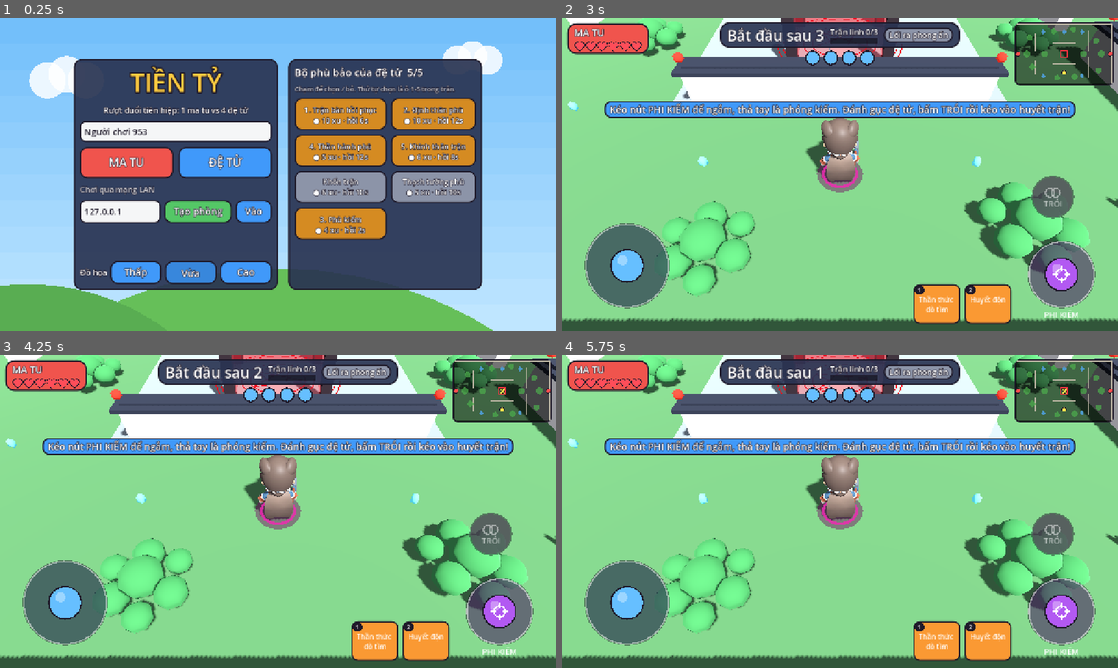
Above: before the commit, frames 1-4 (two rows, left to right).
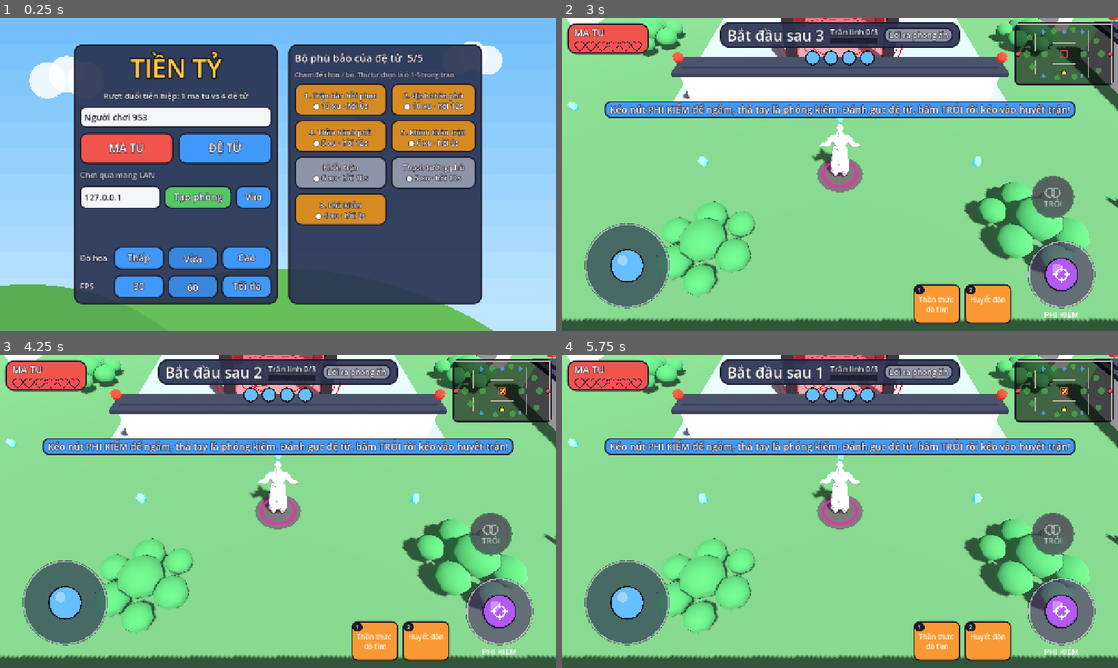
Above: after the commit, the same moments.

Repository: quanace11/gametienty
Game: Godot game, scene res://main.tscn
Same seed, same stepped clock (60 frames per second), same inputs: the game is played once before the commit and once after it.
Inputs (mouse positions are in pixels of both pictures, inside the frame that each line leads up to):
- Up to frame 1 (0.25 s): no input
- Up to frame 2 (3 s): click (701, 287) at 0.5 s, where only the run after the commit has a clickable "30"; click (756, 287) at 1.25 s, where only the run after the commit has a clickable "60"; click (806, 287) at 2 s, where only the run after the commit has a clickable "Tối đa"; click "MA TU" at 2.75 s
- Up to frame 3 (4.25 s): drag from (500, 389) to (333, 442) at 3.52 s
- Up to frame 4 (5.75 s): drag from (728, 527) to (812, 574) at 4.27 s; move the mouse to (895, 442) at 5.02 s; hold D (move_right) from 5.03 s (still down); tap Tab (spectate_next) at 5.1 s

The runs differ from the first frame. In frame 1, 32% of the frame differs, in the area x 13-87%, y 8-92%; in frame 2, 1.4%; in frame 3, 1.4%; in frame 4, 1.4%.

Commit message:
Ma tu mới gắn xương AccuRig với động tác KayKit, 3 mức đồ họa, chọn FPS
- Chuyển 16 động tác KayKit sang khung xương AccuRig (bù dáng chữ T / chữ A,
  hông theo tỉ lệ chiều cao, khép tay), động tác nghỉ của mô hình thành Idle.
- Ba tệp theo mức đồ họa: Thấp ~6k, Vừa ~20k, Cao ~60k tam giác.
- Menu thêm hàng FPS: 30 / 60 / Tối đa.
- Bỏ mô hình ma tu cũ không còn dùng.

Co-Authored-By: Claude Opus 5.5 (1M context) <noreply@anthropic.com>
Claude-Session: https://claude.ai/code/session_01C7tkyEiYdqTZQg2wAYwBLZ

Diff:
--- a/Player/player_character.gd
+++ b/Player/player_character.gd
@@ -11,9 +11,9 @@
 ## Nút thẻ đạo cụ (skill_1..4) do Core + Items xử lý, file này chỉ lo bị hất
 ## tung (server_launch) khi giẫm đệm lò xo.
 ## Mọi quyết định đúng/sai nằm ở GameState; file này chỉ chọn điểm ngắm và vị trí.
-## Hình: nhân vật gốc của bộ KayKit Adventurers (CC0), dùng nguyên mô hình, khung
-## xương và động tác có sẵn trong tệp: thợ săn là Barbarian cầm rìu, người trốn là
-## Mage. Động tác đặt thẳng lên khung xương (_pose_bones). Thợ săn có ma khí tím
+## Hình: thợ săn là ma tu của dự án, người trốn là Mage của bộ KayKit Adventurers
+## (CC0). Cả hai dùng động tác KayKit (ma tu dùng bản đã chuyển sang khung xương
+## của nó), đặt thẳng lên khung xương (_pose_bones). Thợ săn có ma khí tím
 ## đỏ dưới chân để nhận ra từ xa.
 ## Tư thế chọn trên mọi máy theo trạng thái + tốc độ, không gửi qua mạng.
 ## Hình (model, tên, vòng đỏ) nằm trong một node riêng, mỗi frame vẽ được nội
@@ -37,10 +37,17 @@
 const AIM_MIN := 0.2 # độ dài hướng ngắm tối thiểu để bắn theo tay, ngắn hơn thì tự nhắm
 const BEAM_HEIGHT := 1.1 # ngang nòng súng (GameState.SHOT_HEIGHT), để raycast luồng ngắm
 
-# Nhân vật KayKit Adventurers 1.0 (Kay Lousberg, CC0), mỗi tệp có sẵn mô hình
-# (~6k tam giác, một texture), khung xương và 76 động tác. Gốc ở chân, nhìn về +Z.
-const MODELS := {true: "res://Player/models/kaykit/Barbarian.glb", false: "res://Player/models/kaykit/Mage.glb"}
-const MODEL_HEIGHT := 2.2 # đơn vị mô hình, từ chân tới đỉnh đầu (không tính mũ)
+# Thợ săn: ma tu của dự án (gắn xương AccuRig), mỗi mức đồ họa một tệp
+# (ProjectSettings "game/graphics_quality": 0 Thấp ~6k tam giác, 1 Vừa ~20k, 2 Cao ~60k).
+# Động tác KayKit đã chuyển sẵn sang khung xương của nó, 18 xương chính mang tên
+# KayKit (Player/tools/retarget/). Người trốn: Mage của KayKit Adventurers 1.0
+# (Kay Lousberg, CC0, ~6k tam giác, khung xương và 76 động tác). Gốc ở chân, nhìn về +Z.
+const MODELS := {
+	true: ["res://Player/models/ma_tu/ma_tu_thap.glb", "res://Player/models/ma_tu/ma_tu_vua.glb", "res://Player/models/ma_tu/ma_tu_cao.glb"],
+	false: ["res://Player/models/kaykit/Mage.glb"],
+}
+const QUALITY_SETTING := "game/graphics_quality"
+const MODEL_HEIGHT := {true: 1.85, false: 2.2} # đơn vị mô hình, từ chân tới đỉnh đầu (không tính mũ, búi tóc)
 const WEAPONS := {true: "1H_Axe", false: ""} # vũ khí cầm tay giữ lại, các món khác trong tệp bỏ đi
 const HUNTER_TALL := 2.05 # mét
 const ESCAPEE_TALL := 1.9
@@ -55,7 +62,8 @@
 }
 # Tốc độ đi / chạy của động tác gốc (đơn vị mô hình mỗi giây, đo theo bàn chân chạm
 # đất) và lúc chân trái ra trước nhất (phần chu kỳ), để đi và chạy cùng pha.
-const CLIP_SPEED := {"Walk": 0.63, "Run": 2.2}
+# Ma tu cao hơn KayKit nên động tác đã chuyển bước dài hơn theo tỉ lệ chiều cao hông (x2,65).
+const CLIP_SPEED := {true: {"Walk": 1.67, "Run": 5.82}, false: {"Walk": 0.63, "Run": 2.2}}
 const CLIP_PHASE := {"Walk": 0.84, "Run": 0.0}
 const MAX_RATE := 1.8 # phát nhanh nhất chừng này lần tốc độ gốc; nhanh hơn thì chân trượt chút
 const BONES: Array[String] = ["hips", "spine", "chest", "head",
@@ -199,10 +207,12 @@
 
 
 func _build_model() -> void:
-	var model: Node3D = (load(MODELS[is_hunter()]) as PackedScene).instantiate()
+	var files: Array = MODELS[is_hunter()]
+	var quality := clampi(int(ProjectSettings.get_setting(QUALITY_SETTING, 0)), 0, files.size() - 1)
+	var model: Node3D = (load(files[quality]) as PackedScene).instantiate()
 	_model = model
 	_tall = HUNTER_TALL if is_hunter() else ESCAPEE_TALL
-	_scale = _tall / MODEL_HEIGHT
+	_scale = _tall / float(MODEL_HEIGHT[is_hunter()])
 	model.scale = Vector3.ONE * _scale
 	for slot in model.find_children("handslot*", "BoneAttachment3D", true, false):
 		for item in slot.get_children():
@@ -389,8 +399,9 @@
 func _pose_move(delta: float) -> void:
 	var walk := _clips["Walk"] as Animation
 	var run := _clips["Run"] as Animation
-	var walk_v := float(CLIP_SPEED["Walk"]) * _scale # m/s khi phát đúng tốc độ gốc
-	var run_v := float(CLIP_SPEED["Run"]) * _scale
+	var speeds: Dictionary = CLIP_SPEED[is_hunter()]
+	var walk_v := float(speeds["Walk"]) * _scale # m/s khi phát đúng tốc độ gốc
+	var run_v := float(speeds["Run"]) * _scale
 	var run_w := smoothstep(WALK_TO_RUN.x, WALK_TO_RUN.y, _speed)
 	var move_w := smoothstep(RUN_SPEED_MIN * 0.5, RUN_SPEED_MIN * 1.5, _speed)
 	var length := lerpf(walk.length, run.length, run_w) # giây mỗi chu kỳ khi phát tốc độ gốc
--- /dev/null
+++ b/Player/tools/retarget/bake_retarget.gd
@@ -0,0 +1,192 @@
+extends SceneTree
+## Chuyển động tác KayKit (Barbarian) sang khung xương AccuRig của ma tu, đổi tên
+## 18 xương chính sang tên KayKit, xuất GLB có sẵn động tác. Cách chạy: README.md.
+
+const MAP := { # KayKit -> AccuRig
+	"hips": "pelvis", "spine": "spine_02", "chest": "spine_04", "head": "head",
+	"upperarm.l": "upperarm_l", "lowerarm.l": "lowerarm_l", "hand.l": "hand_l",
+	"upperarm.r": "upperarm_r", "lowerarm.r": "lowerarm_r", "hand.r": "hand_r",
+	"upperleg.l": "thigh_l", "lowerleg.l": "calf_l", "foot.l": "foot_l", "toes.l": "ball_l",
+	"upperleg.r": "thigh_r", "lowerleg.r": "calf_r", "foot.r": "foot_r", "toes.r": "ball_r",
+}
+const DIR_CHILD := { # xương -> xương con để đo hướng (cùng tên KayKit)
+	"spine": "chest", "chest": "head",
+	"upperarm.l": "lowerarm.l", "lowerarm.l": "hand.l", "upperarm.r": "lowerarm.r", "lowerarm.r": "hand.r",
+	"upperleg.l": "lowerleg.l", "lowerleg.l": "foot.l", "foot.l": "toes.l",
+	"upperleg.r": "lowerleg.r", "lowerleg.r": "foot.r", "foot.r": "toes.r",
+}
+const CLIPS := ["Walking_A", "Walking_B", "Running_A", "Running_B", "1H_Melee_Attack_Chop",
+	"2H_Melee_Attack_Chop", "Spellcast_Shoot", "Throw", "Hit_A", "Lie_Idle", "Sit_Floor_Idle",
+	"Jump_Idle", "PickUp", "Cheer", "Death_A"]
+const FPS := 30.0
+const ARM_IN := deg_to_rad(18.0) # khép tay
+
+var S: Skeleton3D
+var T: Skeleton3D
+var s_rest: Array[Transform3D] = []
+var t_rest: Array[Transform3D] = []
+var O := {} # tên KayKit -> Basis bù
+var t_map := {} # chỉ số xương đích -> tên KayKit
+
+
+func _globals(sk: Skeleton3D, local: Array[Transform3D]) -> Array[Transform3D]:
+	var g: Array[Transform3D] = []
+	g.resize(sk.get_bone_count())
+	for b in sk.get_bone_count():
+		var p := sk.get_bone_parent(b)
+		g[b] = local[b] if p < 0 else g[p] * local[b]
+	return g
+
+
+func _rest_locals(sk: Skeleton3D) -> Array[Transform3D]:
+	var l: Array[Transform3D] = []
+	for b in sk.get_bone_count():
+		l.append(sk.get_bone_rest(b))
+	return l
+
+
+## Dáng cục bộ của khung xương sk ở giây t theo động tác anim (xương không có track giữ nguyên rest).
+func _sample(sk: Skeleton3D, anim: Animation, t: float, skip_root: bool) -> Array[Transform3D]:
+	var l := _rest_locals(sk)
+	for i in anim.get_track_count():
+		var path := str(anim.track_get_path(i))
+		var bone := sk.find_bone(path.get_slice(":", 1))
+		if bone < 0 or (skip_root and sk.get_bone_parent(bone) < 0):
+			continue
+		match anim.track_get_type(i):
+			Animation.TYPE_ROTATION_3D:
+				l[bone].basis = Basis(anim.rotation_track_interpolate(i, t)).scaled(l[bone].basis.get_scale())
+			Animation.TYPE_POSITION_3D:
+				l[bone].origin = anim.position_track_interpolate(i, t)
+	return l
+
+
+## Từ dáng thế giới của các xương chính (tên KayKit -> Basis, vị trí hông) ra track cục bộ.
+func _write_frame(anim: Animation, tracks: Dictionary, t: float, world: Dictionary, hips_pos: Vector3) -> void:
+	var g := _globals(T, _rest_locals(T)) # xương phụ giữ rest; cập nhật dần theo thứ tự cha trước
+	for b in T.get_bone_count():
+		var p := T.get_bone_parent(b)
+		var parent_g := Transform3D.IDENTITY if p < 0 else g[p]
+		var local := t_rest[b]
+		if t_map.has(b):
+			var k: String = t_map[b]
+			var lb := (parent_g.basis.orthonormalized().inverse() * (world[k] as Basis)).orthonormalized()
+			local.basis = lb.scaled(t_rest[b].basis.get_scale())
+			anim.rotation_track_insert_key(tracks[k], t, lb.get_rotation_quaternion())
+			if k == "hips":
+				local.origin = parent_g.affine_inverse() * hips_pos
+				anim.position_track_insert_key(tracks["hips_pos"], t, local.origin)
+		g[b] = parent_g * local
+
+
+func _new_anim(length: float, loop: bool) -> Array:
+	var anim := Animation.new()
+	anim.length = length
+	anim.loop_mode = Animation.LOOP_LINEAR if loop else Animation.LOOP_NONE
+	var tracks := {}
+	for k in MAP:
+		var i := anim.add_track(Animation.TYPE_ROTATION_3D)
+		anim.track_set_path(i, NodePath("Skeleton3D:%s" % k))
+		tracks[k] = i
+	var hp := anim.add_track(Animation.TYPE_POSITION_3D)
+	anim.track_set_path(hp, NodePath("Skeleton3D:hips"))
+	tracks["hips_pos"] = hp
+	return [anim, tracks]
+
+
+func _init() -> void:
+	var args := OS.get_cmdline_user_args() # nguồn KayKit, mô hình AccuRig, tệp ra
+	var src: Node3D = (load(args[0]) as PackedScene).instantiate()
+	var dst: Node3D = (load(args[1]) as PackedScene).instantiate()
+	S = src.find_children("*", "Skeleton3D", true, false)[0]
+	T = dst.find_children("*", "Skeleton3D", true, false)[0]
+	var src_player: AnimationPlayer = src.find_children("*", "AnimationPlayer", true, false)[0]
+	var dst_player: AnimationPlayer = dst.find_children("*", "AnimationPlayer", true, false)[0]
+	var sg := _globals(S, _rest_locals(S))
+	var tg := _globals(T, _rest_locals(T))
+	t_rest = _rest_locals(T)
+	var C := {}
+	for k: String in MAP: # cha trước con theo thứ tự MAP
+		var sb := S.find_bone(k)
+		var tb := T.find_bone(MAP[k])
+		t_map[tb] = k
+		var c := Basis.IDENTITY
+		if DIR_CHILD.has(k):
+			var ds := (sg[S.find_bone(DIR_CHILD[k])].origin - sg[sb].origin).normalized()
+			var dt := (tg[T.find_bone(MAP[DIR_CHILD[k]])].origin - tg[tb].origin).normalized()
+			c = Basis(Quaternion(dt, ds))
+		else:
+			var p := S.get_bone_parent(sb)
+			var pk := S.get_bone_name(p) if p >= 0 else ""
+			if C.has(pk):
+				c = C[pk]
+			elif k.begins_with("hand.") or k.begins_with("toes."):
+				c = C[{"hand.l": "lowerarm.l", "hand.r": "lowerarm.r", "toes.l": "foot.l", "toes.r": "foot.r"}[k]]
+		C[k] = c
+		O[k] = sg[sb].basis.orthonormalized().inverse() * (c * tg[tb].basis.orthonormalized())
+	var s_hips_rest := sg[S.find_bone("hips")].origin
+	var t_hips_rest := tg[T.find_bone("pelvis")].origin
+	var k_scale := t_hips_rest.y / s_hips_rest.y
+	var t_chest_rest := (C["chest"] as Basis) * tg[T.find_bone("spine_04")].basis.orthonormalized()
+	print("tỉ lệ hông ", k_scale)
+
+	var lib := AnimationLibrary.new()
+	for clip in CLIPS:
+		var src_anim := src_player.get_animation(clip)
+		var made := _new_anim(src_anim.length, src_anim.loop_mode != Animation.LOOP_NONE)
+		var anim: Animation = made[0]
+		var t := 0.0
+		while t <= src_anim.length + 0.0001:
+			var g := _globals(S, _sample(S, src_anim, minf(t, src_anim.length), false))
+			var world := {}
+			for k in MAP:
+				world[k] = g[S.find_bone(k)].basis.orthonormalized() * (O[k] as Basis)
+			# Tay chibi dang rộng (thân KayKit to ngang): khép tay vào thân theo khung ngực.
+			var d := (world["chest"] as Basis) * t_chest_rest.inverse()
+			world["upperarm.l"] = d * Basis(Vector3.BACK, -ARM_IN) * d.inverse() * (world["upperarm.l"] as Basis)
+			world["upperarm.r"] = d * Basis(Vector3.BACK, ARM_IN) * d.inverse() * (world["upperarm.r"] as Basis)
+			var hp := t_hips_rest + (g[S.find_bone("hips")].origin - s_hips_rest) * k_scale
+			_write_frame(anim, made[1], minf(t, src_anim.length), world, hp)
+			t += 1.0 / FPS
+		lib.add_animation(clip, anim)
+	# Động tác nghỉ của chính mô hình (AccuRig): bỏ xoay / dời của xương gốc.
+	var relax: Animation # động tác nghỉ xuất từ AccuRig (bỏ dáng chữ A "0_...")
+	for a in dst_player.get_animation_list():
+		if not a.begins_with("0_"):
+			relax = dst_player.get_animation(a)
+	var made := _new_anim(relax.length, true)
+	var t := 0.0
+	while t <= relax.length + 0.0001:
+		var g := _globals(T, _sample(T, relax, minf(t, relax.length), true))
+		var world := {}
+		for k in MAP:
+			world[k] = g[T.find_bone(MAP[k])].basis.orthonormalized()
+		_write_frame(made[0], made[1], minf(t, relax.length), world, g[T.find_bone("pelvis")].origin)
+		t += 1.0 / FPS
+	lib.add_animation("Idle", made[0])
+
+	# Cảnh xuất: khung xương (đổi tên 18 xương chính) + lưới + động tác.
+	for k: String in MAP:
+		T.set_bone_name(T.find_bone(MAP[k]), k)
+	var mi: MeshInstance3D = T.find_children("*", "MeshInstance3D", true, false)[0]
+	var skin := mi.skin
+	for i in skin.get_bind_count():
+		var bn := skin.get_bind_name(i)
+		for k: String in MAP:
+			if MAP[k] == bn:
+				skin.set_bind_name(i, k)
+	dst_player.get_parent().remove_child(dst_player)
+	dst_player.free()
+	var ap := AnimationPlayer.new()
+	ap.name = "AnimationPlayer"
+	dst.add_child(ap)
+	ap.owner = dst
+	ap.add_animation_library("", lib)
+	dst.name = "MaTu"
+	var doc := GLTFDocument.new()
+	var state := GLTFState.new()
+	var err := doc.append_from_scene(dst, state)
+	print("append ", err)
+	err = doc.write_to_filesystem(state, ProjectSettings.globalize_path(args[2]))
+	print("write ", err)
+	quit()
--- a/UI/graphics_settings.gd
+++ b/UI/graphics_settings.gd
@@ -3,11 +3,12 @@
 ## apply() lúc mở game và mỗi lần đổi: ghi mức vào ProjectSettings
 ## "game/graphics_quality" (0, 1, 2) để module khác đọc khi dựng hình (mô hình
 ## nhân vật, bóng đổ của bản đồ), rồi chỉnh viewport.
-## Thấp: mô hình ~4,5k tam giác, texture 512, không bóng, vẽ 3D ở 75% độ phân
-## giải, LOD gắt. Vừa: ~10k tam giác, texture 1024, có bóng, 100%. Cao: mô hình
-## gốc ~31k tam giác, texture 2048 + normal map, có bóng, khử răng cưa MSAA 2x.
+## Thấp: ma tu ~6k tam giác, không bóng, vẽ 3D ở 75% độ phân giải, LOD gắt.
+## Vừa: ma tu ~20k tam giác, có bóng, 100%. Cao: ma tu ~60k tam giác, có bóng,
+## khử răng cưa MSAA 2x.
 ## Mặc định: điện thoại Thấp, máy tính Vừa. Dòng lệnh --quality=0|1|2 ghi đè.
-## Điện thoại luôn khóa 60 FPS: màn 90/120 Hz không vẽ thừa, đỡ nóng máy, tốn pin.
+## Khung hình: 30 / 60 / Tối đa (không khóa, cho màn 90/120 Hz), lưu riêng. Mặc định
+## 60: màn 90/120 Hz không vẽ thừa, đỡ nóng máy, tốn pin.
 
 const SETTING := "game/graphics_quality"
 const FILE := "user://cai_dat.cfg"
@@ -15,7 +16,9 @@
 const RENDER_SCALE := [0.75, 1.0, 1.0]
 const LOD_THRESHOLD := [4.0, 1.0, 1.0] # pixel lỗi cho phép khi Godot tự hạ LOD mesh
 const MSAA := [Viewport.MSAA_DISABLED, Viewport.MSAA_DISABLED, Viewport.MSAA_2X]
-const MOBILE_MAX_FPS := 60
+const FPS_CHOICES := [30, 60, 0] # 0 = không khóa
+const FPS_NAMES := ["30", "60", "Tối đa"]
+const DEFAULT_FPS := 1
 
 
 static func current() -> int:
@@ -36,6 +39,26 @@
 		if a.begins_with("--quality="):
 			level = a.get_slice("=", 1).to_int()
 	apply(viewport, level)
+	apply_fps(int(cfg.get_value("do_hoa", "fps", DEFAULT_FPS)))
+
+
+static func current_fps() -> int:
+	var cfg := ConfigFile.new()
+	cfg.load(FILE)
+	return clampi(int(cfg.get_value("do_hoa", "fps", DEFAULT_FPS)), 0, FPS_CHOICES.size() - 1)
+
+
+## Đổi khung hình (từ menu): lưu lại rồi áp dụng ngay.
+static func save_and_apply_fps(choice: int) -> void:
+	var cfg := ConfigFile.new()
+	cfg.load(FILE)
+	cfg.set_value("do_hoa", "fps", clampi(choice, 0, FPS_CHOICES.size() - 1))
+	cfg.save(FILE)
+	apply_fps(choice)
+
+
+static func apply_fps(choice: int) -> void:
+	Engine.max_fps = FPS_CHOICES[clampi(choice, 0, FPS_CHOICES.size() - 1)]
 
 
 ## Đổi mức (từ menu): lưu lại rồi áp dụng. Mô hình nhân vật đổi từ trận sau.
@@ -53,5 +76,3 @@
 	viewport.scaling_3d_scale = RENDER_SCALE[level]
 	viewport.mesh_lod_threshold = LOD_THRESHOLD[level]
 	viewport.msaa_3d = MSAA[level]
-	if OS.has_feature("mobile"):
-		Engine.max_fps = MOBILE_MAX_FPS
--- a/UI/main_menu.gd
+++ b/UI/main_menu.gd
@@ -204,26 +204,34 @@
 		UiTheme.color_button(tile, Color(0.95, 0.62, 0.15) if slot >= 0 else UiTheme.MUTED)
 
 
-## Hàng chọn đồ họa: 3 nút Thấp / Vừa / Cao, nút đang chọn sáng màu.
+## Hàng chọn đồ họa (Thấp / Vừa / Cao) và khung hình (30 / 60 / Tối đa), nút đang chọn sáng màu.
 func _build_quality_row(box: VBoxContainer) -> void:
+	_build_choice_row(box, "Đồ họa", GraphicsSettings.NAMES, GraphicsSettings.current(),
+		func(level: int) -> void: GraphicsSettings.save_and_apply(get_viewport(), level))
+	_build_choice_row(box, "FPS", GraphicsSettings.FPS_NAMES, GraphicsSettings.current_fps(),
+		func(choice: int) -> void: GraphicsSettings.save_and_apply_fps(choice))
+
+
+func _build_choice_row(box: VBoxContainer, title_text: String, names: Array, selected: int, on_pick: Callable) -> void:
 	var row := HBoxContainer.new()
 	row.add_theme_constant_override("separation", 8)
 	box.add_child(row)
 	var title := Label.new()
-	title.text = "Đồ họa"
+	title.text = title_text
+	title.custom_minimum_size.x = 70
 	title.add_theme_font_size_override("font_size", 18)
 	row.add_child(title)
 	var group := ButtonGroup.new()
-	for level in GraphicsSettings.NAMES.size():
+	for i in names.size():
 		var b := Button.new()
-		b.text = GraphicsSettings.NAMES[level]
+		b.text = names[i]
 		b.toggle_mode = true
 		b.button_group = group
-		b.button_pressed = level == GraphicsSettings.current()
+		b.button_pressed = i == selected
 		b.size_flags_horizontal = Control.SIZE_EXPAND_FILL
 		b.toggled.connect(func(on: bool) -> void:
 			if on:
-				GraphicsSettings.save_and_apply(get_viewport(), level))
+				on_pick.call(i))
 		row.add_child(b)
 
 
Binary file added: Player/models/ma_tu/ma_tu_cao.glb
Binary file added: Player/models/ma_tu/ma_tu_thap.glb
Binary file added: Player/models/ma_tu/ma_tu_vua.glb
Binary file removed: Player/models/ma_tu_cao.glb
Binary file removed: Player/models/ma_tu_thap.glb
Binary file removed: Player/models/ma_tu_vua.glb
Not shown, added: Player/tools/retarget/bake_retarget.gd.uid
Not shown, changed: Player/README.md
Not shown, added: Player/tools/retarget/README.md
Not shown, added: Player/tools/retarget/slim.mjs
